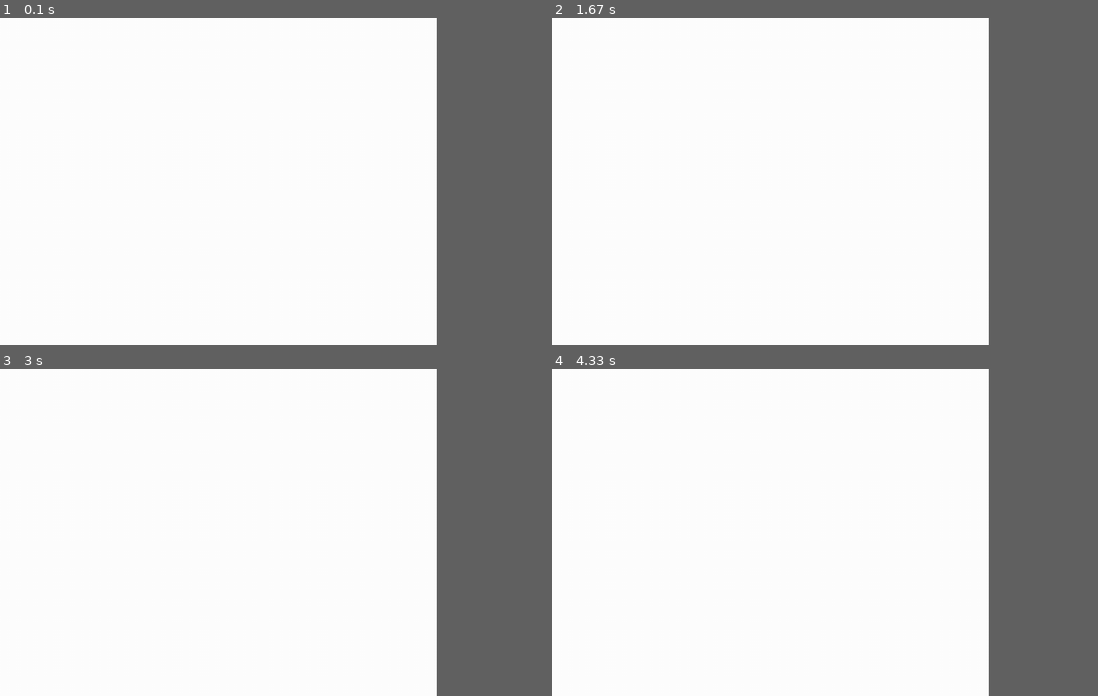
Above: before the commit, frames 1-4 (two rows, left to right).
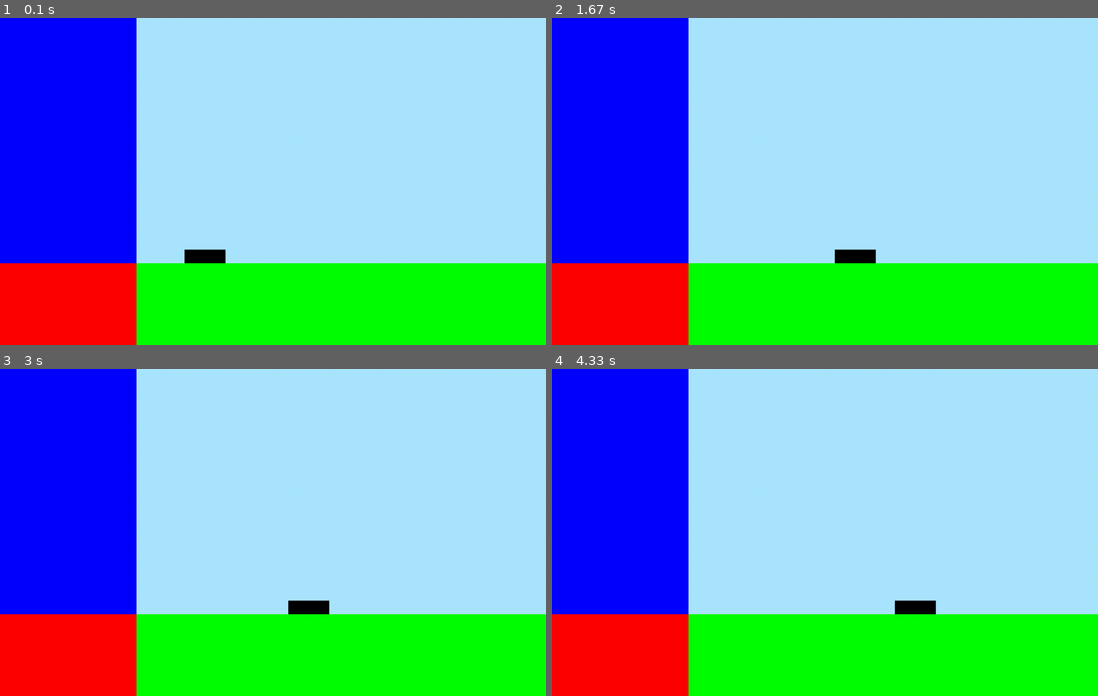
Above: after the commit, the same moments.

Repository: RenegadeMJB/cannon_fodder_clone
Game: pygame game, started from cannon_fodder.py
Two runs of this game, one before a commit and one after it. Both use one fixed random seed, a clock stepped at 60 frames per second and the inputs below.
Inputs:
- Up to frame 1 (0.1 s): no input
- Up to frame 2 (1.67 s): hold Right 0.33-0.8 s; hold Right 0.83-1.3 s; hold Left from 1.33 s (still down)
- Up to frame 3 (3 s): release Left at 1.87 s; hold Left 1.9-2.3 s; hold Right 2.33-2.97 s
- Up to frame 4 (4.33 s): hold Left 3-3.47 s; hold Right 3.5-3.97 s; hold Right from 4 s (still down)
In our replay, the window is 720x540 before the commit and 900x540 after it. These sizes can differ from the game's own. Grey fills any space a smaller window leaves; there, only what the larger window draws over its background counts as a difference.

The runs differ from the first frame. In frame 1, 95% of the frame differs, in the area x 0-100%, y 0-100%; in frame 2, 95%; in frame 3, 95%; in frame 4, 95%.

Commit message:
Update cannon_fodder.py

Diff:
--- a/cannon_fodder.py
+++ b/cannon_fodder.py
@@ -1,15 +1,83 @@
 import pygame
+
+from pygame.locals import (
+    K_UP,
+    K_DOWN,
+    K_LEFT,
+    K_RIGHT,
+    K_ESCAPE,
+    KEYDOWN,
+    QUIT
+)
+
 pygame.init()
 
-screen = pygame.display.set_mode([800,600])
+SCREEN_WIDTH = 1000
+SCREEN_HEIGHT = 600
+screen = pygame.display.set_mode([SCREEN_WIDTH, SCREEN_HEIGHT])
+
+class Player(pygame.sprite.Sprite):
+    def __init__(self) -> None:
+        super(Player,self).__init__()
+        self.surf = pygame.Surface((75,25))
+        self.surf.fill((0,0,0))
+        self.rect = self.surf.get_rect()
+
+    def setCoords(self,x,y):
+        self.rect.centerx = x
+        self.rect.bottom = y
+
+    def update(self, pressed_keys):
+        if pressed_keys[K_LEFT]:
+            self.rect.move_ip(-5,0)
+        if pressed_keys[K_RIGHT]:
+            self.rect.move_ip(5,0)
+
+        if self.rect.left <= SCREEN_WIDTH/4:
+            self.rect.move_ip(5,0)
+        elif self.rect.right >= SCREEN_WIDTH:
+            self.rect.move_ip(-5,0)
+
+class Enemy(pygame.sprite.Sprite):
+    def __init__(self):
+        super(Enemy,self).__init__()
+
+
+PlaySurf = pygame.Surface((3/4*SCREEN_WIDTH,3/4*SCREEN_HEIGHT))
+PlaySurf.fill((170,230,255))
+PlaySurfRect = PlaySurf.get_rect()
+StatsSurf = pygame.Surface((SCREEN_WIDTH/4,3*SCREEN_HEIGHT/4))
+StatsSurf.fill((0,0,255))
+StatsSurfRect = StatsSurf.get_rect()
+MenuSurf = pygame.Surface((SCREEN_WIDTH/4, SCREEN_HEIGHT/4))
+MenuSurf.fill((255,0,0))
+MenuSurfRect = MenuSurf.get_rect()
+
+player = Player()
+player.setCoords(PlaySurfRect.centerx,PlaySurfRect.bottom)
 
 running = True
 while running:
     for event in pygame.event.get():
         if event.type == pygame.QUIT:
             running = False
+        elif event.type == KEYDOWN:
+            if event.key == K_ESCAPE:
+                running = False
 
-    screen.fill((255,255,255))
+    pressed_keys= pygame.key.get_pressed()
+    print(pressed_keys[K_RIGHT])
+
+    player.update(pressed_keys)
+
+    screen.fill((0,255,0))
+
+    screen.blit(PlaySurf, (SCREEN_WIDTH/4,0))
+    screen.blit(StatsSurf, (0,0))
+    screen.blit(MenuSurf, (0, 3*SCREEN_HEIGHT/4))
+
+
+    screen.blit(player.surf, player.rect)
 
     pygame.display.flip()
 
